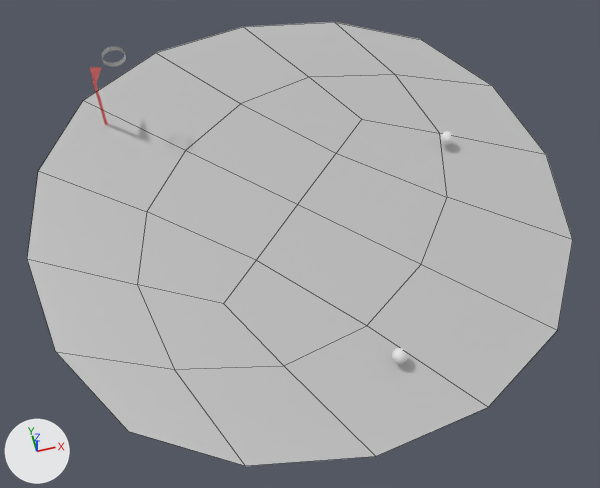
The Blender file scenes/game.blend, before and after one commit.
Camera for both pictures: a 50 mm camera at (-5.8, -23.6, 32.8) aimed at (-0.6, -2.6, 0.5). Lighting does not change. The marker at lower left points along +X, +Y and +Z. Mesh edges are drawn as thin lines on the coarser meshes.
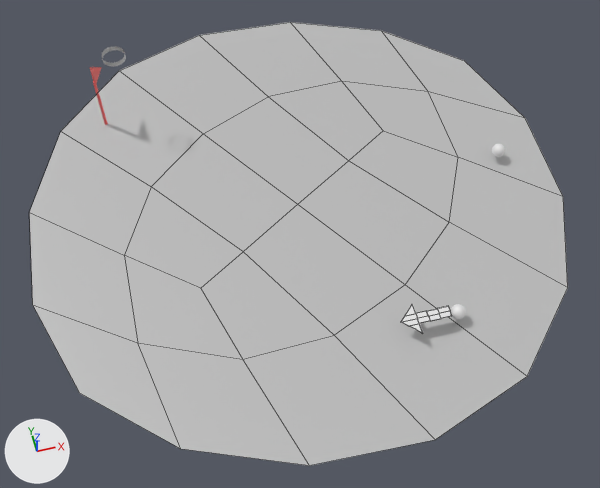
Patch to the scene script:
```diff
--- a/scenes/game.blend.py
+++ b/scenes/game.blend.py
@@ me_ground @@
 me_ground.from_pydata(...)  # 4 vertices, 1 face; spans x -1.73..1.73, y -1.73..1.73, z 0.0
 # used by ob_plane; location = (0.0, 0.0, 0.0); scale = (8.25, 8.25, 8.25)
-me_ground.vertices[0].co = (-1.73, -1.73, 0.0)
-me_ground.vertices[1].co = (1.73, -1.73, 0.0)
-me_ground.vertices[2].co = (-1.73, 1.73, 0.0)
-me_ground.vertices[3].co = (1.73, 1.73, 0.0)
+# me_ground part 1
+me_ground.vertices[0].co = (-2.05, -1.33, 0.0)
+me_ground.vertices[1].co = (1.33, -2.05, 0.0)
+me_ground.vertices[2].co = (-1.33, 2.05, 0.0)
+me_ground.vertices[3].co = (2.05, 1.33, 0.0)
 me_ground.materials.append(mat_material_003)
@@ me_arrow1 @@
+me_arrow1.from_pydata(...)  # 38 vertices, 36 faces; spans x -2.62..-0.37, y -0.77..0.73, z 0.39..0.45
@@ ob_arrow @@
+ob_arrow = bpy.data.objects.new('arrow', me_arrow1)
+ob_arrow.location = (5.28, -7.85, 0.45)
```

Pixel boxes (x1, y1, x2, y2) of what changed, in the pictures (600 x 488 px):
'Plane', reshaped: before (27, 22, 573, 466); after (29, 22, 568, 466)
'arrow', added: after (401, 304, 452, 333)
